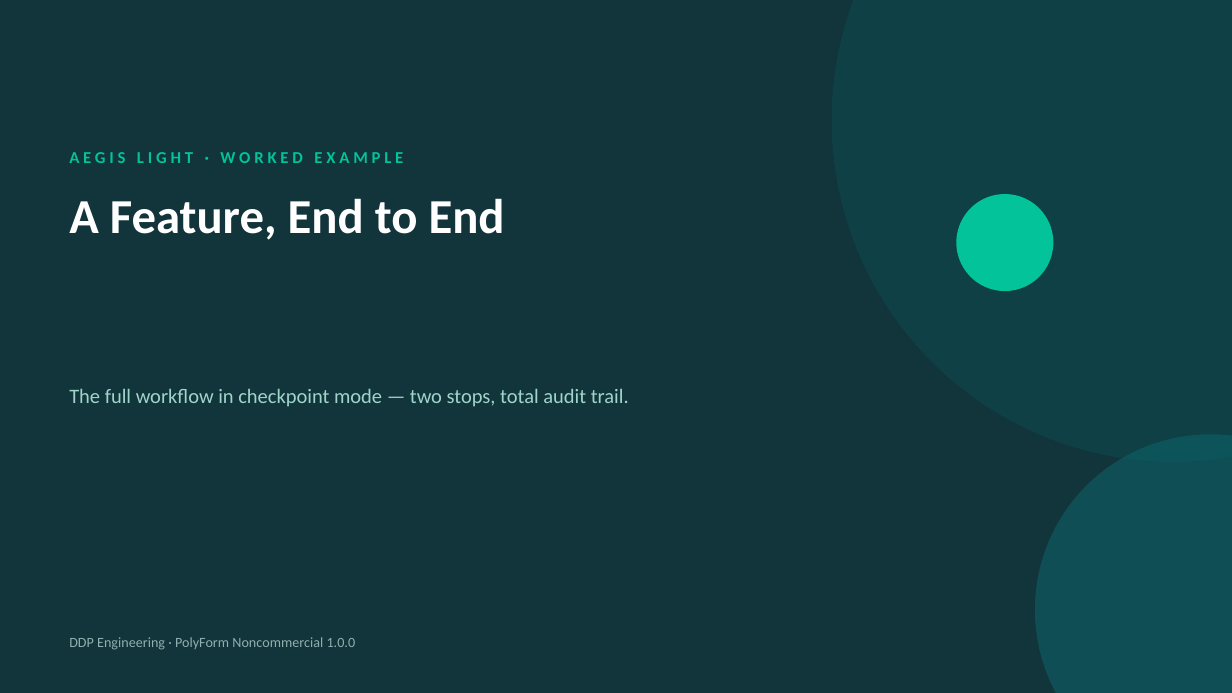
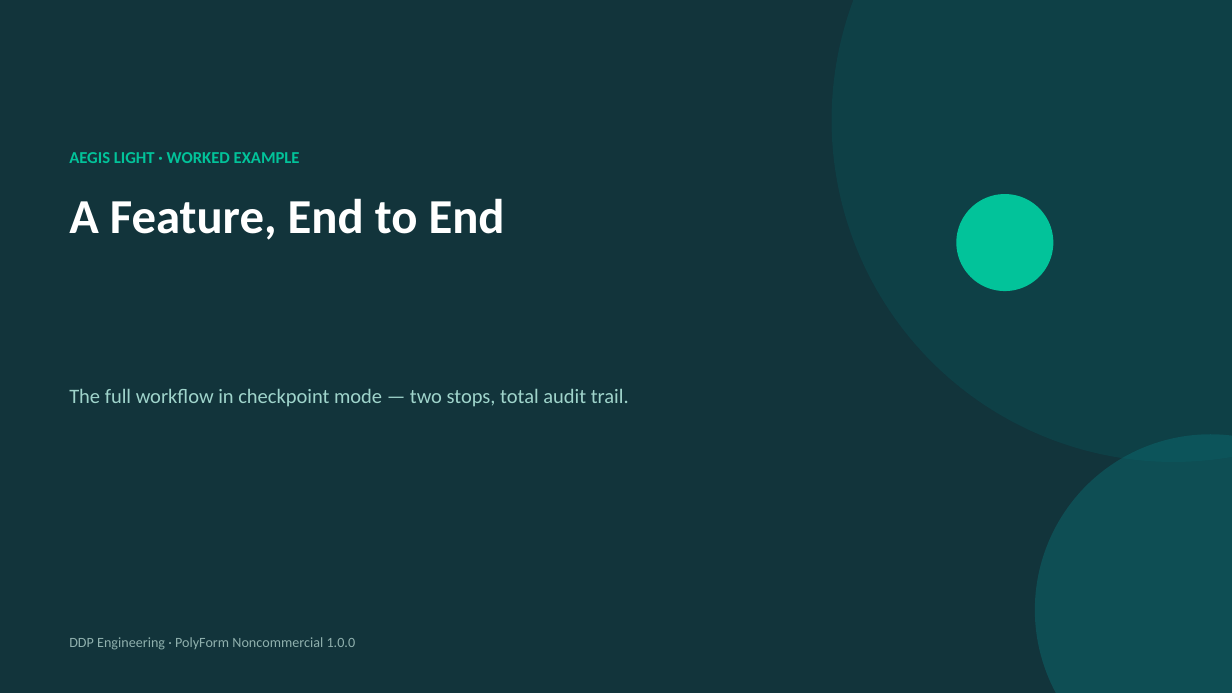
Before and after one commit to DDP-Engineering/Agentic_Engineering_Governance_Integrity_System, a slide deck: slide 1 of 06_SoftwareDocu/AEGIS-Light/03_Example_Feature.pptx. Drawn at 1232x693 pixels with LibreOffice and Linux fonts; fonts in the diff are those of the drawing. Boxes give left, top, right and bottom in pixels: in the first picture for what was removed or moved away, otherwise in the second. Text is boxed around its words. In the diff, an @@ line names an element or a change of style, - is before the commit and + after.

Commit message:
feat(aegis-light): add validate stage and reproducible red evidence
- record exact red test commands, non-zero exits, and expected failure reasons
- split candidate validation from publish-only delivery without a delivery zone
- update plans, tests, guides, and presentation companions for 0.3.0
- deploy the AEGIS Light 0.3.0 payload into this repository

```diff
--- a/06_SoftwareDocu/AEGIS-Light/03_Example_Feature.pptx
+++ b/06_SoftwareDocu/AEGIS-Light/03_Example_Feature.pptx
@@ text "AEGIS LIGHT · WORKED EXAMPLE" at [69,152,300,163]: letter spacing 3 to 0 pt @@
```
Also in this commit, not shown: 7 other slides changed, 49 other files.
